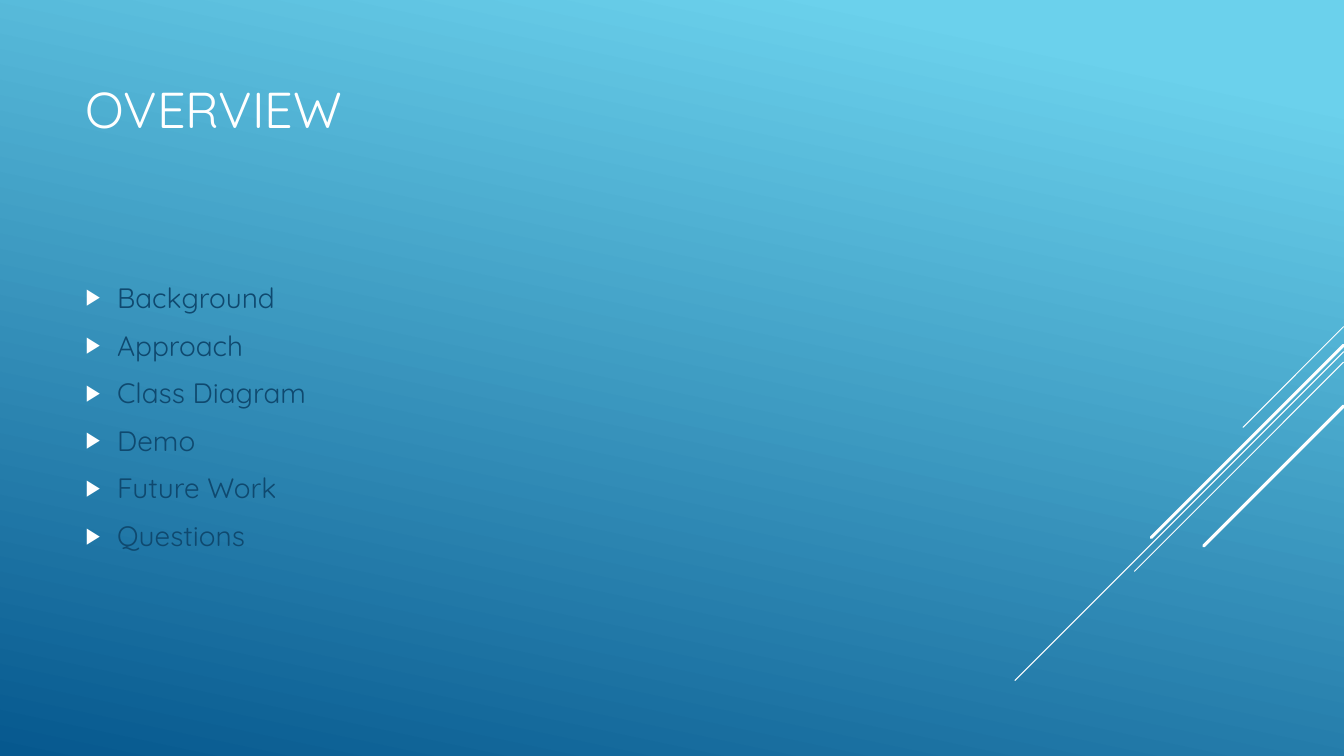
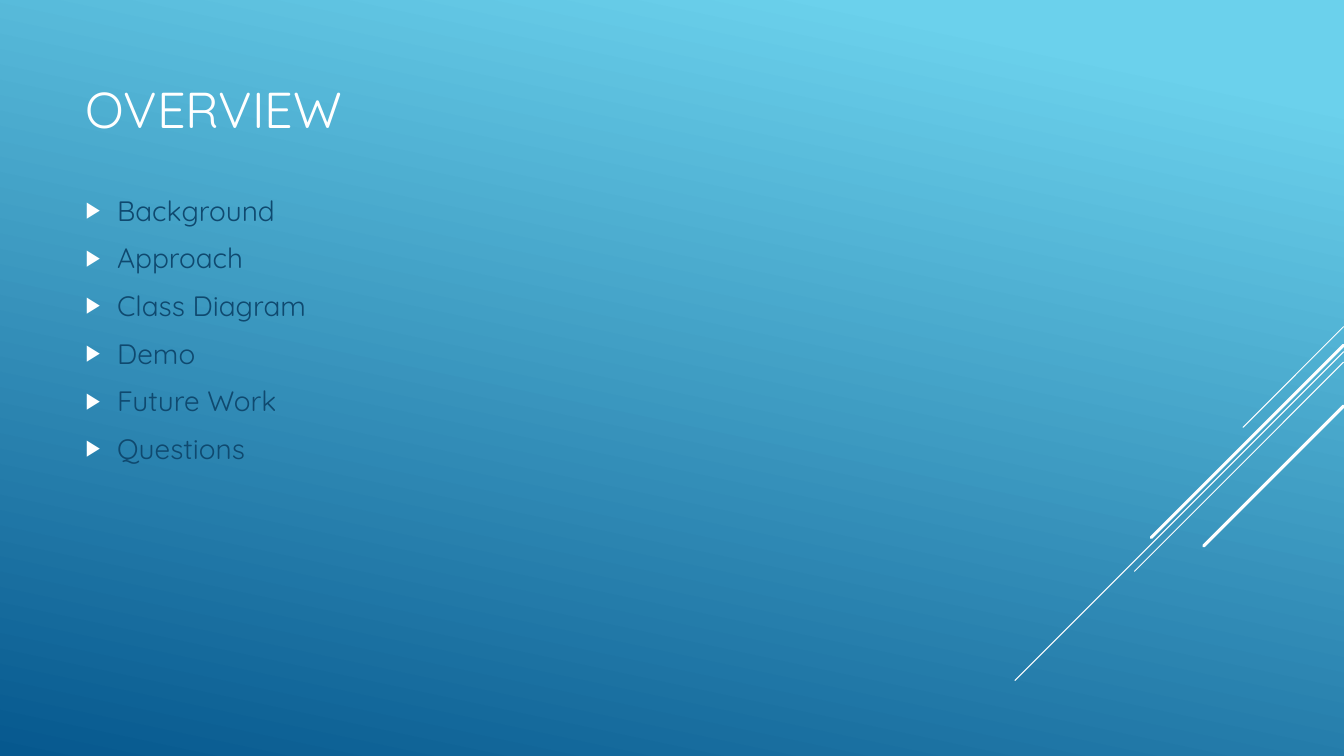
Before and after one commit to lucianfreeze/CSCI352-Project-Freeze-Whitson, a slide deck: slide 2 of 352 project presentation.pptx. Drawn at 1344x756 pixels with LibreOffice and Linux fonts; fonts in the diff are those of the drawing. Boxes give left, top, right and bottom in pixels: in the first picture for what was removed or moved away, otherwise in the second. Text is boxed around its words. In the diff, an @@ line names an element or a change of style, - is before the commit and + after.

```diff
--- a/352 project presentation.pptx
+++ b/352 project presentation.pptx
@@ text "Background": place and size @@
-text "Background" at [117,287,306,551]
+text "Background" at [117,200,306,464]
```
Also in this commit, not shown: 4 other slides changed, 2 other files.
